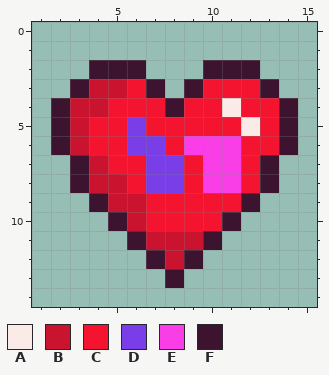
Edited in one commit: sprite sheet (assets/images/player/lovestone1.png). The picture above was drawn from the file before the commit.
The file is 16x16 pixels. Shown: x 1..15, y 0..14. The old version is drawn lined up with the new one, on the new canvas.
Palette (. is transparent): A #faeae8  B #ca142f  C #f5142f  D #793ee8  E #f93ee8  F #3d142f
New version:
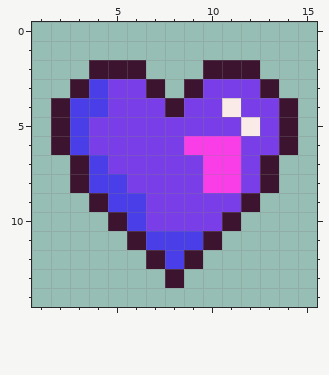
From old to new:
canvas 16x16 -> 96x48
@@ palette @@
-B #ca142f
+B #493ee8
@@ x 1..15 @@
  2 ...FFF...FFF...
- 3 ..FBBCF.FCCCF..
- 4 .FBBCCCFCCACCF.
- 5 .FBCCDCCCCCACF.
- 6 .FBCCDDCEEECCF.
- 7 ..FBCCDDCEECF..
- 8 ..FBBCDDCEECF..
- 9 ...FBBCCCCCF...
-10 ....FBCCCCF....
+ 3 ..FBDDF.FDDDF..
+ 4 .FBBDDDFDDADDF.
+ 5 .FBDDDDDDDDADF.
+ 6 .FBDDDDDEEEDDF.
+ 7 ..FBDDDDDEEDF..
+ 8 ..FBBDDDDEEDF..
+ 9 ...FBBDDDDDF...
+10 ....FBDDDDF....
 11 .....FBBBF.....
Pixel boxes of the changes (left, top, right, bottom) in both pictures:
changed: (70, 79, 279, 269)
